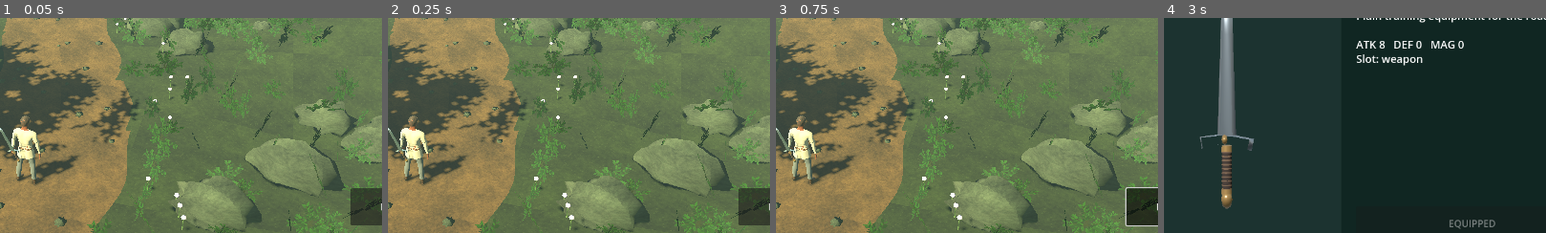
Above: before the commit, frames 1-4 (left to right).
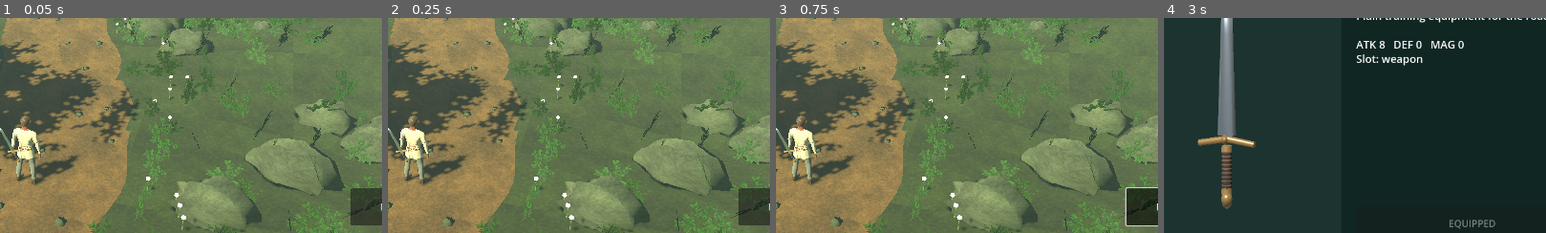
Above: after the commit, the same moments.

Repository: tpylman90-ctrl/Shattered-realmsv1.0
Game: Godot game, scene res://scenes/woodland.tscn
Two runs of this game, one before a commit and one after it. Both use one fixed random seed, a clock stepped at 60 frames per second and the inputs below. This scene is started directly instead of the project's main scene.
Inputs:
- Up to frame 1 (0.05 s): no input
- Up to frame 2 (0.25 s): no input
- Up to frame 3 (0.75 s): click "RUN" at 0.5 s
- Up to frame 4 (3 s): click "WORLD MAP" at 1.25 s; click "EXPLORE RAVENWOOD" at 2 s; click "PACK / EQUIPMENT" at 2.75 s
The pictures show only the part of the screen within x 41-91%, y 34-84%; the shares and areas given below are measured in that part.

The runs differ from the first frame. In frame 1, less than 0.1% of the frame differs, in the area x 2-5%, y 60-63%; in frame 2, less than 0.1%; in frame 3, less than 0.1%; in frame 4, 0.6%, in the area x 8-24%, y 54-80%.

Commit message:
Keep ranged limbs solid at oblique angles and finalize weapon previews

Diff:
--- a/game/scripts/weapon_model.gd
+++ b/game/scripts/weapon_model.gd
@@ -95,29 +95,22 @@
 	surface.add_vertex(a);surface.add_vertex(b);surface.add_vertex(c)
 
 func _blade(points: PackedVector2Array, thickness: float, material: Material) -> void:
-	# Closed bevelled solid: broad faces inset from a sharp perimeter.
-	var center:=Vector2.ZERO
-	for point in points:center+=point
-	center/=points.size()
-	var inset:=PackedVector2Array()
-	for point in points:inset.append(point.move_toward(center,minf(0.032,point.distance_to(center)*0.15)))
-	var faces:=SurfaceTool.new();faces.begin(Mesh.PRIMITIVE_TRIANGLES)
-	var bevels:=SurfaceTool.new();bevels.begin(Mesh.PRIMITIVE_TRIANGLES)
-	var indices:=Geometry2D.triangulate_polygon(inset)
+	var surface := SurfaceTool.new()
+	surface.begin(Mesh.PRIMITIVE_TRIANGLES)
+	var indices := Geometry2D.triangulate_polygon(points)
 	for side in [-1,1]:
 		for i in range(0,indices.size(),3):
-			var ids:=[indices[i],indices[i+1],indices[i+2]]
-			if side>0:ids.reverse()
-			for index in ids:faces.add_vertex(Vector3(inset[index].x,inset[index].y,side*thickness*0.5))
-		for i in range(points.size()):
-			var next:=(i+1)%points.size()
-			var a:=Vector3(points[i].x,points[i].y,0);var b:=Vector3(points[next].x,points[next].y,0)
-			var c:=Vector3(inset[i].x,inset[i].y,side*thickness*0.5);var d:=Vector3(inset[next].x,inset[next].y,side*thickness*0.5)
-			if side>0:_triangle(bevels,a,b,c);_triangle(bevels,b,d,c)
-			else:_triangle(bevels,a,c,b);_triangle(bevels,b,c,d)
-	faces.generate_normals();bevels.generate_normals()
-	material.cull_mode=BaseMaterial3D.CULL_DISABLED
-	_mesh(faces.commit(),material,Vector3.ZERO);_mesh(bevels.commit(),edge,Vector3.ZERO)
+			var triangle := [indices[i],indices[i+1],indices[i+2]]
+			if side==1: triangle.reverse()
+			for index in triangle:
+				var p := points[index]
+				surface.add_vertex(Vector3(p.x,p.y,side*thickness*0.5))
+	for i in range(points.size()):
+		var a := points[i]
+		var b := points[(i+1)%points.size()]
+		for p in [Vector3(a.x,a.y,-thickness*0.5),Vector3(b.x,b.y,-thickness*0.5),Vector3(a.x,a.y,thickness*0.5),Vector3(b.x,b.y,-thickness*0.5),Vector3(b.x,b.y,thickness*0.5),Vector3(a.x,a.y,thickness*0.5)]: surface.add_vertex(p)
+	surface.generate_normals()
+	_mesh(surface.commit(),material,Vector3.ZERO)
 
 func _sword(origin: Vector3,length: float) -> void:
 	var curve:float=float(style.curve)*0.55
@@ -126,7 +119,8 @@
 	var before:=get_child_count()
 	_ridged_blade(length,width,curve)
 	var span:=0.28 if length>1.0 else 0.17
-	_blade(PackedVector2Array([Vector2(-span,0.13),Vector2(-span-0.025,0.23),Vector2(-0.07,0.26),Vector2(0.07,0.26),Vector2(span+0.025,0.23),Vector2(span,0.13),Vector2(0.06,0.18),Vector2(-0.06,0.18)]),0.085,accent)
+	for side in [-1,1]:
+		_segment(Vector3(side*0.035,0.22,0),Vector3(side*span,0.18,0),0.037,accent)
 	_grip(-0.22,0.36,0.052 if length>1.0 else 0.04)
 	_gem(Vector3(0,-0.29,0),Vector3(0.065,0.085,0.05))
 	_gem(Vector3(0,0.22,0.055),Vector3(0.035,0.045,0.022))
@@ -183,26 +177,30 @@
 		_box(Vector3(0,0.12,0.13),Vector3(0.08,0.3,0.06),dark)
 		for y in [0.05,0.4,0.8,1.08]: _box(Vector3(0,y,0),Vector3(0.19,0.055,0.22),accent)
 		for side in [-1,1]:
-			var front:=PackedVector2Array();var back:=PackedVector2Array()
-			for i in range(13):
-				var t:=float(i)/12
-				var x:float=side*t*0.87;var y:=0.9+sin(t*PI)*0.16-float(style.curve)*t
-				var width:=0.085*(1-t*0.4)
-				front.append(Vector2(x,y+width));back.append(Vector2(x,y-width))
-			back.reverse();front.append_array(back);_blade(front,0.075,metal)
-			_segment(Vector3(side*0.87,0.9-float(style.curve),0.05),Vector3(0,0.25,0.05),0.005,dark)
+			var last:=Vector3(0,0.9,0)
+			for i in range(1,17):
+				var t:=float(i)/16
+				var next:=Vector3(side*t*0.87,0.9+sin(t*PI)*0.16-float(style.curve)*t,0)
+				_flat_segment(last,next,0.095*(1-t*0.4),0.07,metal);last=next
+			_segment(last+Vector3(0,0,0.05),Vector3(0,0.25,0.05),0.005,dark)
 		_box(Vector3(0,0.7,0.13),Vector3(0.025,0.8,0.025),metal)
 	else:
-		var outline:=PackedVector2Array();var back:=PackedVector2Array()
-		for i in range(33):
-			var y:=-1.0+float(i)/16;var t:=absf(y)
-			var x:=0.30*sin(t*PI*0.85)-0.12*pow(t,6)+float(style.curve)*t*0.15
-			var width:=0.043*(1-t*0.6)
-			outline.append(Vector2(x-width,y));back.append(Vector2(x+width,y))
-		back.reverse();outline.append_array(back);_blade(outline,0.065,wood)
+		for side in [-1,1]:
+			var last:=Vector3.ZERO
+			for i in range(1,19):
+				var t:=float(i)/18
+				var x:=0.30*sin(t*PI*0.85)-0.12*pow(t,6)+float(style.curve)*t*0.15
+				var next:=Vector3(x,side*t,0)
+				_flat_segment(last,next,0.085*(1-t*0.65),0.07,wood);last=next
 		var tip:=0.30*sin(PI*0.85)-0.12+float(style.curve)*0.15
 		_segment(Vector3(tip,-1,0),Vector3(tip,1,0),0.005,dark)
 		_grip(-0.15,0.3,0.05)
+
+func _flat_segment(a:Vector3,b:Vector3,width:float,depth:float,material:Material) -> void:
+	var mesh:=BoxMesh.new();mesh.size=Vector3(width,a.distance_to(b)+0.008,depth)
+	var node:=_mesh(mesh,material,(a+b)*0.5)
+	var direction:=(b-a).normalized();var side:=direction.cross(Vector3.FORWARD).normalized()
+	node.basis=Basis(side,direction,side.cross(direction))
 
 func _cannon() -> void:
 	_segment(Vector3(0,0.1,0),Vector3(0,0.95,0),0.19,metal)
Not shown, changed: docs/DESIGN.md
Not shown, changed: docs/WEAPON_QUALITY.md
Not shown, changed: docs/previews/weapon-quality-0.22.0-after.jpg
